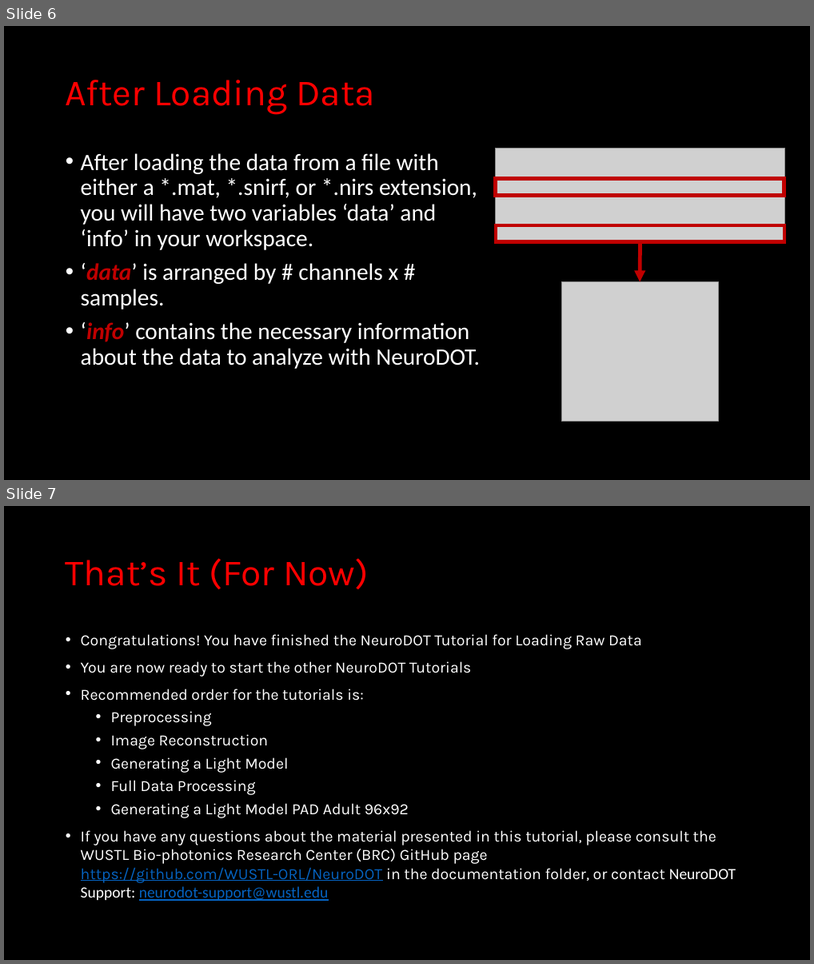
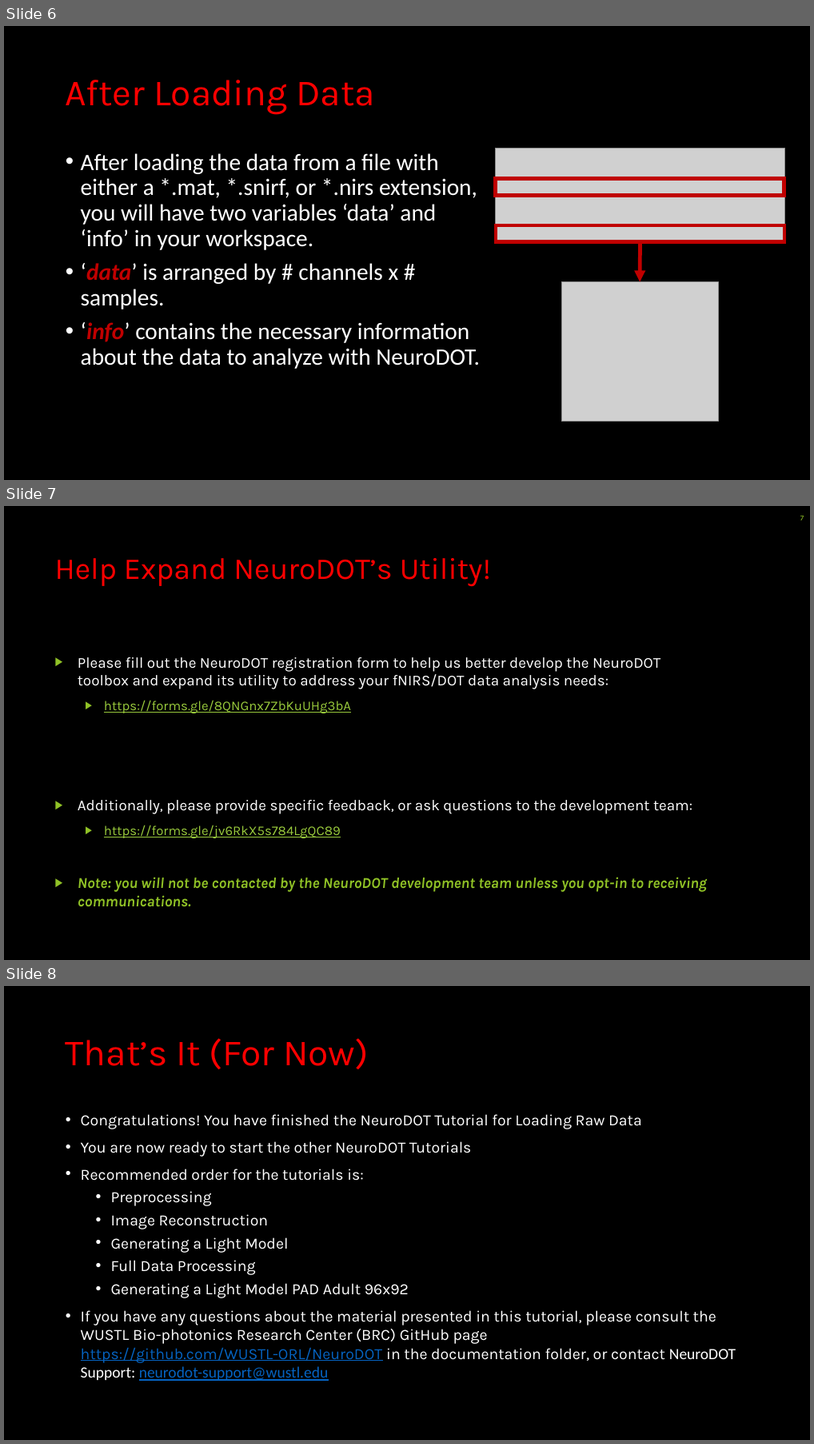
Before and after one commit to WUSTL-ORL/NeuroDOT, a slide deck: Documentation/Tutorials/NeuroDOT_Tutorial_for_Loading_Raw_Data.pptx. Shown one above the other, each under a label of ours: slides 6 and 7 before the commit, slides 6, 7 and 8 after it. The pictures are 814x964 and 814x1444 pixels, drawn with LibreOffice and Linux fonts; fonts in the diff are those of the drawing; grey boxes stand for pictures. Boxes give left, top, right and bottom in pixels: in the first picture for what was removed or moved away, otherwise in the second. Text is boxed around its words. In the diff, an @@ line names an element or a change of style, - is before the commit and + after.

Commit message:
Add links to registration and feedback forms

```diff
--- a/Documentation/Tutorials/NeuroDOT_Tutorial_for_Loading_Raw_Data.pptx
+++ b/Documentation/Tutorials/NeuroDOT_Tutorial_for_Loading_Raw_Data.pptx
@@ slide 7 added at <box>4,506,810,960</box>, background #000000 @@
@@ page number added at <box>801,516,804,520</box>, 9 pt, text #90C226 @@
+7
@@ title added at <box>55,558,491,587</box>, 36 pt, text #FF0000 @@
+Help Expand NeuroDOT’s Utility!
@@ text added at <box>78,657,707,907</box>, 18 pt, text #FFFFFF @@
+▶ Please fill out the NeuroDOT registration form to help us better develop the NeuroDOT toolbox and expand its utility to address your fNIRS/DOT data analysis needs:
+  ▶ https://forms.gle/8QNGnx7ZbKuUHg3bA
+▶ Additionally, please provide specific feedback, or ask questions to the development team:
+  ▶ https://forms.gle/jv6RkX5s784LgQC89
+▶ Note: you will not be contacted by the NeuroDOT development team unless you opt-in to receiving communications.
@@ what was slide 7 is now slide 8 @@
```
Also in this commit, not shown: 2 other files.
